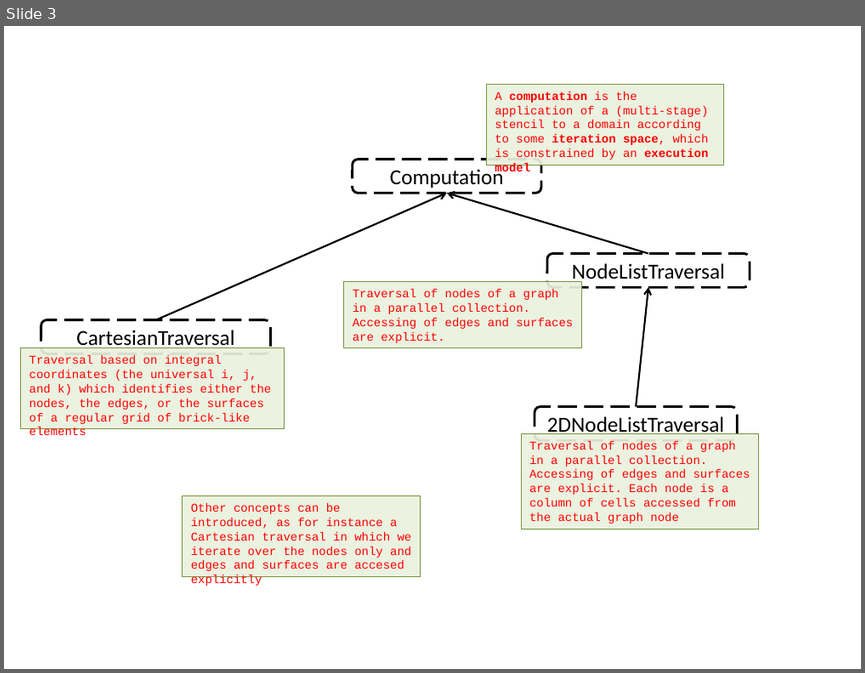
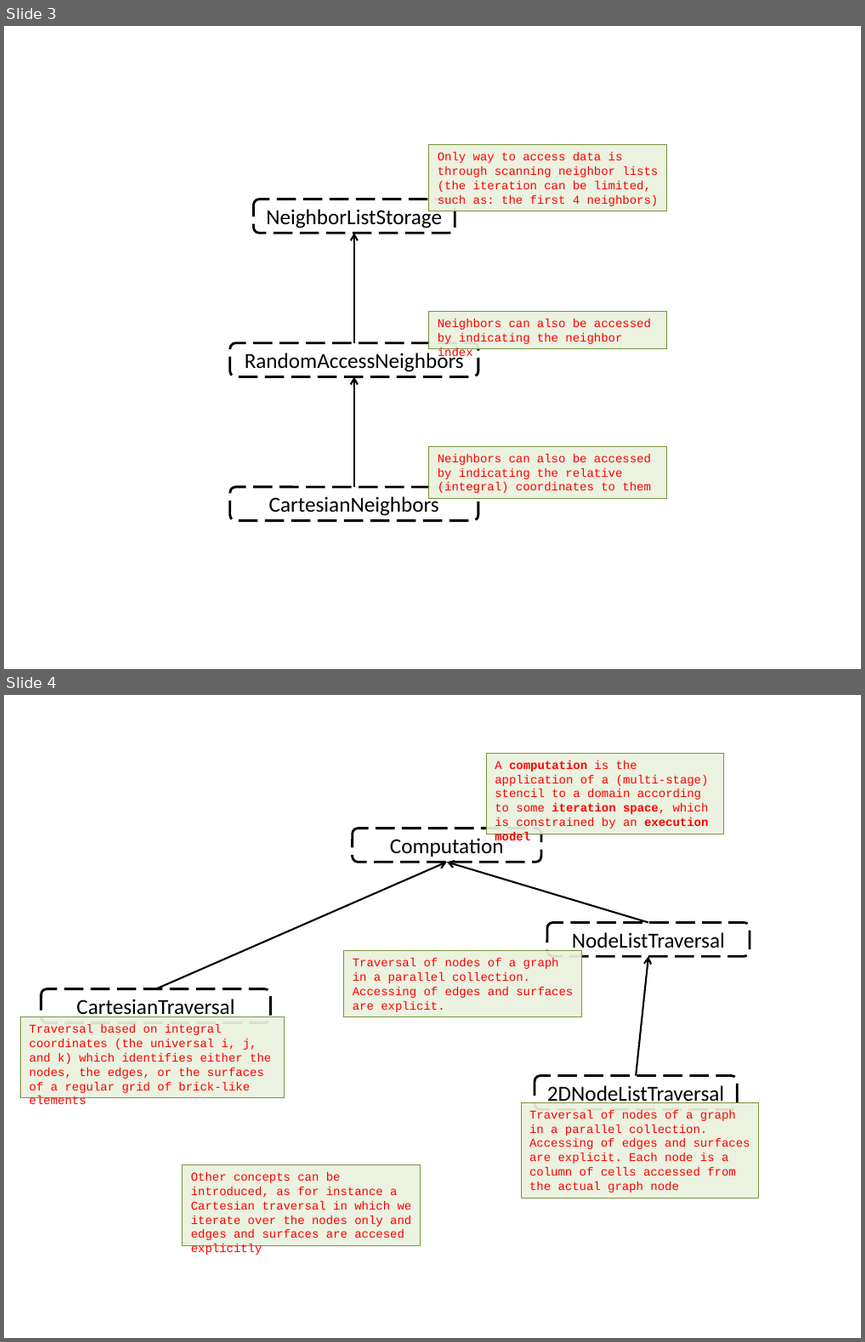
Before and after one commit to GridTools/gridtools, a slide deck: docs/diagrams/gridtoolsconcepts.pptx. Shown one above the other, each under a label of ours: slide 3 before the commit, slides 3 and 4 after it. The pictures are 865x673 and 865x1342 pixels, drawn with LibreOffice and Linux fonts; fonts in the diff are those of the drawing. Boxes give left, top, right and bottom in pixels: in the first picture for what was removed or moved away, otherwise in the second. Text is boxed around its words. In the diff, an @@ line names an element or a change of style, - is before the commit and + after.

Commit message:
added concepts for the storage

```diff
--- a/docs/diagrams/gridtoolsconcepts.pptx
+++ b/docs/diagrams/gridtoolsconcepts.pptx
@@ slide 3 added at (x1=4, y1=26, x2=861, y2=669), background #FFFFFF @@
@@ rectangle added at (x1=429, y1=145, x2=666, y2=211), fill #EBF1DE at 92% opacity, outline #77933C 0.75 pt, 10 pt, text #FF0000 @@
+Only way to access data is through scanning neighbor lists (the iteration can be limited, such as: the first 4 neighbors)
@@ rounded rectangle added at (x1=253, y1=199, x2=454, y2=233), outline #000000 2 pt dashed, 18 pt, text #000000 @@
+NeighborListStorage
@@ arrow added from (354, 343) to (354, 233), #000000 1.5 pt @@
@@ rectangle added at (x1=429, y1=312, x2=666, y2=349), fill #EBF1DE at 92% opacity, outline #77933C 0.75 pt, 10 pt, text #FF0000 @@
+Neighbors can also be accessed by indicating the neighbor index
@@ rounded rectangle added at (x1=230, y1=343, x2=478, y2=376), outline #000000 2 pt dashed, 18 pt, text #000000 @@
+RandomAccessNeighbors
@@ arrow added from (354, 487) to (354, 376), #000000 1.5 pt @@
@@ rectangle added at (x1=429, y1=446, x2=666, y2=498), fill #EBF1DE at 92% opacity, outline #77933C 0.75 pt, 10 pt, text #FF0000 @@
+Neighbors can also be accessed by indicating the relative (integral) coordinates to them
@@ rounded rectangle added at (x1=230, y1=487, x2=478, y2=521), outline #000000 2 pt dashed, 18 pt, text #000000 @@
+CartesianNeighbors
@@ what was slide 3 is now slide 4 @@
```
Also in this commit, not shown: 4 other files.
